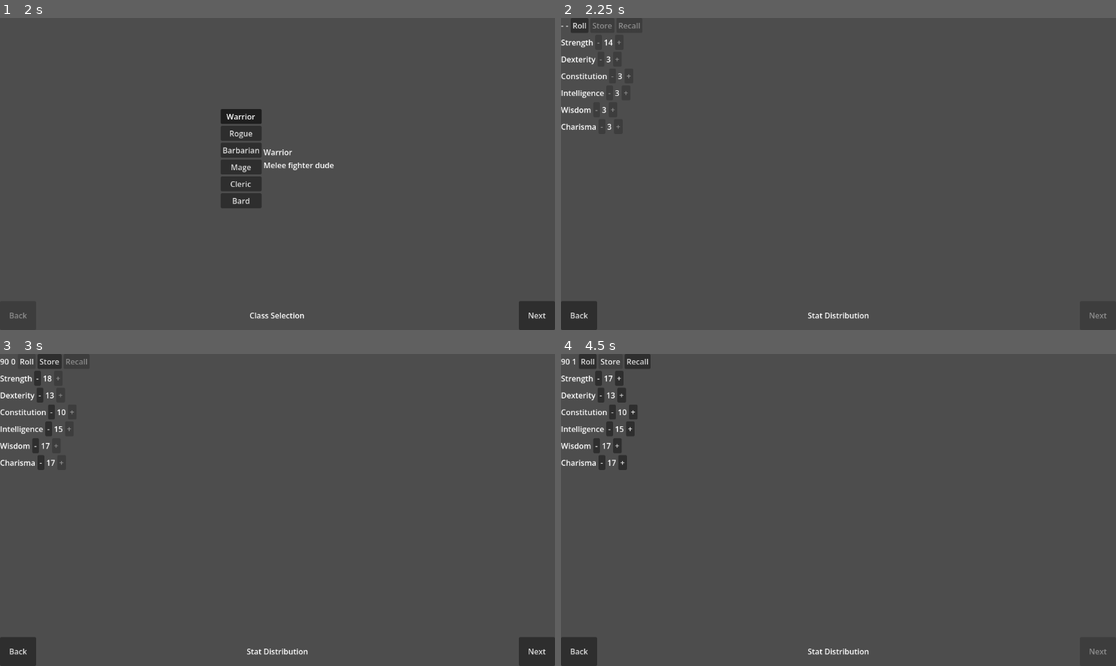
Above: before the commit, frames 1-4 (two rows, left to right).
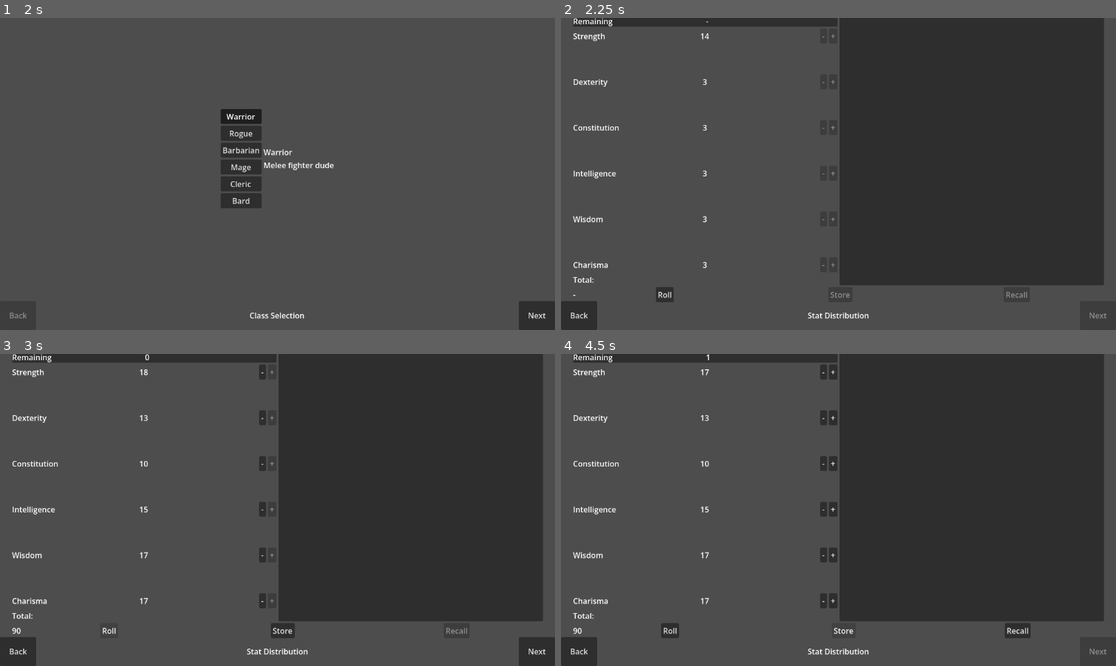
Above: after the commit, the same moments.

Repository: brysonomicon/HeroTavern
Game: Godot game, scene res://scenes/game.tscn
Two runs of this game, one before a commit and one after it. Both use one fixed random seed, a clock stepped at 60 frames per second and the inputs below.
Inputs:
- Up to frame 1 (2 s): click "New Game" at 0.5 s; click "Warrior" at 1.25 s
- Up to frame 2 (2.25 s): click "Next" at 2 s
- Up to frame 3 (3 s): click "Roll" at 2.75 s
- Up to frame 4 (4.5 s): click "-" at 3.5 s; click "Store" at 4.25 s

Frame 1 is identical in both runs. In frame 2, 43% of the frame differs, in the area x 0-98%, y 0-92%; in frame 3, 44%; in frame 4, 45%.

Commit message:
setup the stat distribution scene loosely aligned with baldurs gate 1 screen

Diff:
--- a/scenes/character_creator/stat_distribution/stat_distribution.tscn
+++ b/scenes/character_creator/stat_distribution/stat_distribution.tscn
@@ -11,69 +11,117 @@
 grow_horizontal = 2
 grow_vertical = 2
 script = ExtResource("1_5ufd6")
-rows = [NodePath("VBoxContainer/StatsContainer/Strength"), NodePath("VBoxContainer/StatsContainer/Dexterity"), NodePath("VBoxContainer/StatsContainer/Constitution"), NodePath("VBoxContainer/StatsContainer/Intelligence"), NodePath("VBoxContainer/StatsContainer/Wisdom"), NodePath("VBoxContainer/StatsContainer/Charisma")]
-roll_label = NodePath("VBoxContainer/RollBar/RollLabel")
-points_left_label = NodePath("VBoxContainer/RollBar/PointsLeftLabel")
-roll_button = NodePath("VBoxContainer/RollBar/RollButton")
-store_button = NodePath("VBoxContainer/RollBar/StoreButton")
-recall_button = NodePath("VBoxContainer/RollBar/RecallButton")
+rows = [NodePath("MarginContainer/VBoxContainer/StatsDescriptionsContainer/LeftColumn/StatsContainer/Strength"), NodePath("MarginContainer/VBoxContainer/StatsDescriptionsContainer/LeftColumn/StatsContainer/Dexterity"), NodePath("MarginContainer/VBoxContainer/StatsDescriptionsContainer/LeftColumn/StatsContainer/Constitution"), NodePath("MarginContainer/VBoxContainer/StatsDescriptionsContainer/LeftColumn/StatsContainer/Intelligence"), NodePath("MarginContainer/VBoxContainer/StatsDescriptionsContainer/LeftColumn/StatsContainer/Wisdom"), NodePath("MarginContainer/VBoxContainer/StatsDescriptionsContainer/LeftColumn/StatsContainer/Charisma")]
+roll_label = NodePath("MarginContainer/VBoxContainer/RollBar/RollLabel")
+points_left_label = NodePath("MarginContainer/VBoxContainer/StatsDescriptionsContainer/LeftColumn/PointsRemainingBar/HBoxContainer/PointsLeftValue")
+roll_button = NodePath("MarginContainer/VBoxContainer/RollBar/RollButton")
+store_button = NodePath("MarginContainer/VBoxContainer/RollBar/StoreButton")
+recall_button = NodePath("MarginContainer/VBoxContainer/RollBar/RecallButton")
 
-[node name="VBoxContainer" type="VBoxContainer" parent="." unique_id=637316708]
-layout_mode = 0
-offset_right = 40.0
-offset_bottom = 40.0
+[node name="MarginContainer" type="MarginContainer" parent="." unique_id=1605417424]
+layout_mode = 1
+anchors_preset = 15
+anchor_right = 1.0
+anchor_bottom = 1.0
+grow_horizontal = 2
+grow_vertical = 2
+theme_override_constants/margin_left = 25
+theme_override_constants/margin_top = 25
+theme_override_constants/margin_right = 25
+theme_override_constants/margin_bottom = 25
 
-[node name="RollBar" type="HBoxContainer" parent="VBoxContainer" unique_id=900470927]
+[node name="VBoxContainer" type="VBoxContainer" parent="MarginContainer" unique_id=637316708]
 layout_mode = 2
 
-[node name="RollLabel" type="Label" parent="VBoxContainer/RollBar" unique_id=528945565]
+[node name="StatsDescriptionsContainer" type="HBoxContainer" parent="MarginContainer/VBoxContainer" unique_id=361078946]
+layout_mode = 2
+size_flags_vertical = 3
+
+[node name="LeftColumn" type="VBoxContainer" parent="MarginContainer/VBoxContainer/StatsDescriptionsContainer" unique_id=658235685]
+layout_mode = 2
+size_flags_horizontal = 3
+
+[node name="PointsRemainingBar" type="PanelContainer" parent="MarginContainer/VBoxContainer/StatsDescriptionsContainer/LeftColumn" unique_id=2135649359]
 layout_mode = 2
 
-[node name="PointsLeftLabel" type="Label" parent="VBoxContainer/RollBar" unique_id=710794212]
+[node name="HBoxContainer" type="HBoxContainer" parent="MarginContainer/VBoxContainer/StatsDescriptionsContainer/LeftColumn/PointsRemainingBar" unique_id=1761654759]
 layout_mode = 2
+
+[node name="PointsLeftLabel" type="Label" parent="MarginContainer/VBoxContainer/StatsDescriptionsContainer/LeftColumn/PointsRemainingBar/HBoxContainer" unique_id=843754653]
+layout_mode = 2
+size_flags_horizontal = 3
 text = "Remaining"
 
-[node name="RollButton" type="Button" parent="VBoxContainer/RollBar" unique_id=600634449]
+[node name="PointsLeftValue" type="Label" parent="MarginContainer/VBoxContainer/StatsDescriptionsContainer/LeftColumn/PointsRemainingBar/HBoxContainer" unique_id=710794212]
 layout_mode = 2
-text = "Roll"
+size_flags_horizontal = 3
+size_flags_vertical = 1
+text = "Remaining"
 
-[node name="StoreButton" type="Button" parent="VBoxContainer/RollBar" unique_id=1434872409]
+[node name="StatsContainer" type="VBoxContainer" parent="MarginContainer/VBoxContainer/StatsDescriptionsContainer/LeftColumn" unique_id=62197817]
 layout_mode = 2
-text = "Store"
+size_flags_vertical = 3
+theme_override_constants/separation = 64
 
-[node name="RecallButton" type="Button" parent="VBoxContainer/RollBar" unique_id=1963089723]
-layout_mode = 2
-text = "Recall"
-
-[node name="StatsContainer" type="VBoxContainer" parent="VBoxContainer" unique_id=62197817]
-layout_mode = 2
-
-[node name="Strength" parent="VBoxContainer/StatsContainer" unique_id=419275512 instance=ExtResource("2_765v6")]
+[node name="Strength" parent="MarginContainer/VBoxContainer/StatsDescriptionsContainer/LeftColumn/StatsContainer" unique_id=419275512 instance=ExtResource("2_765v6")]
 layout_mode = 2
 stat_key = "str"
 display_name = "Strength"
 
-[node name="Dexterity" parent="VBoxContainer/StatsContainer" unique_id=76226478 instance=ExtResource("2_765v6")]
+[node name="Dexterity" parent="MarginContainer/VBoxContainer/StatsDescriptionsContainer/LeftColumn/StatsContainer" unique_id=76226478 instance=ExtResource("2_765v6")]
 layout_mode = 2
 stat_key = "dex"
 display_name = "Dexterity"
 
-[node name="Constitution" parent="VBoxContainer/StatsContainer" unique_id=647158042 instance=ExtResource("2_765v6")]
+[node name="Constitution" parent="MarginContainer/VBoxContainer/StatsDescriptionsContainer/LeftColumn/StatsContainer" unique_id=647158042 instance=ExtResource("2_765v6")]
 layout_mode = 2
 stat_key = "con"
 display_name = "Constitution"
 
-[node name="Intelligence" parent="VBoxContainer/StatsContainer" unique_id=443381625 instance=ExtResource("2_765v6")]
+[node name="Intelligence" parent="MarginContainer/VBoxContainer/StatsDescriptionsContainer/LeftColumn/StatsContainer" unique_id=443381625 instance=ExtResource("2_765v6")]
 layout_mode = 2
 stat_key = "int"
 display_name = "Intelligence"
 
-[node name="Wisdom" parent="VBoxContainer/StatsContainer" unique_id=1578064826 instance=ExtResource("2_765v6")]
+[node name="Wisdom" parent="MarginContainer/VBoxContainer/StatsDescriptionsContainer/LeftColumn/StatsContainer" unique_id=1578064826 instance=ExtResource("2_765v6")]
 layout_mode = 2
 stat_key = "wis"
 display_name = "Wisdom"
 
-[node name="Charisma" parent="VBoxContainer/StatsContainer" unique_id=1451597839 instance=ExtResource("2_765v6")]
+[node name="Charisma" parent="MarginContainer/VBoxContainer/StatsDescriptionsContainer/LeftColumn/StatsContainer" unique_id=1451597839 instance=ExtResource("2_765v6")]
 layout_mode = 2
 stat_key = "cha"
 display_name = "Charisma"
+
+[node name="TotalRolledBar" type="HBoxContainer" parent="MarginContainer/VBoxContainer/StatsDescriptionsContainer/LeftColumn" unique_id=183840601]
+layout_mode = 2
+
+[node name="Label" type="Label" parent="MarginContainer/VBoxContainer/StatsDescriptionsContainer/LeftColumn/TotalRolledBar" unique_id=260882283]
+layout_mode = 2
+size_flags_horizontal = 3
+text = "Total:"
+
+[node name="RightColumn" type="PanelContainer" parent="MarginContainer/VBoxContainer/StatsDescriptionsContainer" unique_id=21660596]
+layout_mode = 2
+size_flags_horizontal = 3
+
+[node name="RollBar" type="HBoxContainer" parent="MarginContainer/VBoxContainer" unique_id=900470927]
+layout_mode = 2
+
+[node name="RollLabel" type="Label" parent="MarginContainer/VBoxContainer/RollBar" unique_id=528945565]
+layout_mode = 2
+
+[node name="RollButton" type="Button" parent="MarginContainer/VBoxContainer/RollBar" unique_id=600634449]
+layout_mode = 2
+size_flags_horizontal = 6
+text = "Roll"
+
+[node name="StoreButton" type="Button" parent="MarginContainer/VBoxContainer/RollBar" unique_id=1434872409]
+layout_mode = 2
+size_flags_horizontal = 6
+text = "Store"
+
+[node name="RecallButton" type="Button" parent="MarginContainer/VBoxContainer/RollBar" unique_id=1963089723]
+layout_mode = 2
+size_flags_horizontal = 6
+text = "Recall"
--- a/scenes/ui/stat_row.tscn
+++ b/scenes/ui/stat_row.tscn
@@ -3,23 +3,37 @@
 [ext_resource type="Script" uid="uid://cmsq20356r6el" path="res://scenes/ui/stat_row.gd" id="1_olkn7"]
 
 [node name="StatRow" type="HBoxContainer" unique_id=419275512 node_paths=PackedStringArray("name_label", "value_label", "minus_button", "plus_button")]
+anchors_preset = 15
+anchor_right = 1.0
+anchor_bottom = 1.0
+grow_horizontal = 2
+grow_vertical = 2
+size_flags_vertical = 0
 script = ExtResource("1_olkn7")
 name_label = NodePath("NameLabel")
 value_label = NodePath("ValueLabel")
-minus_button = NodePath("MinusButton")
-plus_button = NodePath("PlusButton")
+minus_button = NodePath("ButtonBox/MinusButton")
+plus_button = NodePath("ButtonBox/PlusButton")
 
 [node name="NameLabel" type="Label" parent="." unique_id=1503909008]
 layout_mode = 2
+size_flags_horizontal = 3
 
-[node name="MinusButton" type="Button" parent="." unique_id=780891162]
+[node name="ValueLabel" type="Label" parent="." unique_id=1680620406]
+custom_minimum_size = Vector2(40, 0)
+layout_mode = 2
+text = "3"
+horizontal_alignment = 1
+
+[node name="ButtonBox" type="HBoxContainer" parent="." unique_id=1408740965]
+layout_mode = 2
+size_flags_horizontal = 3
+alignment = 2
+
+[node name="MinusButton" type="Button" parent="ButtonBox" unique_id=780891162]
 layout_mode = 2
 text = "-"
 
-[node name="ValueLabel" type="Label" parent="." unique_id=1680620406]
-layout_mode = 2
-text = "3"
-
-[node name="PlusButton" type="Button" parent="." unique_id=883150762]
+[node name="PlusButton" type="Button" parent="ButtonBox" unique_id=883150762]
 layout_mode = 2
 text = "+"
